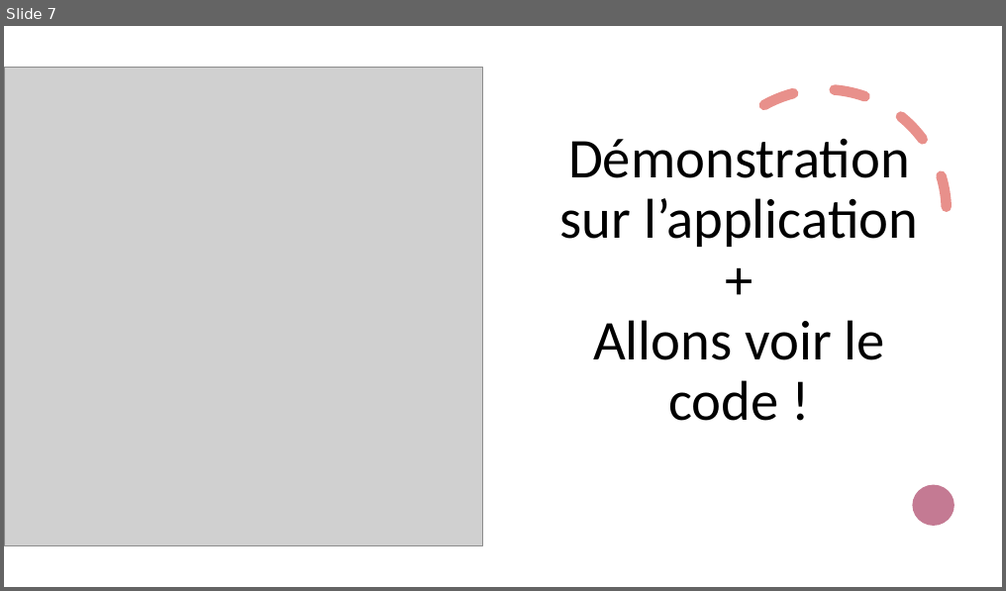
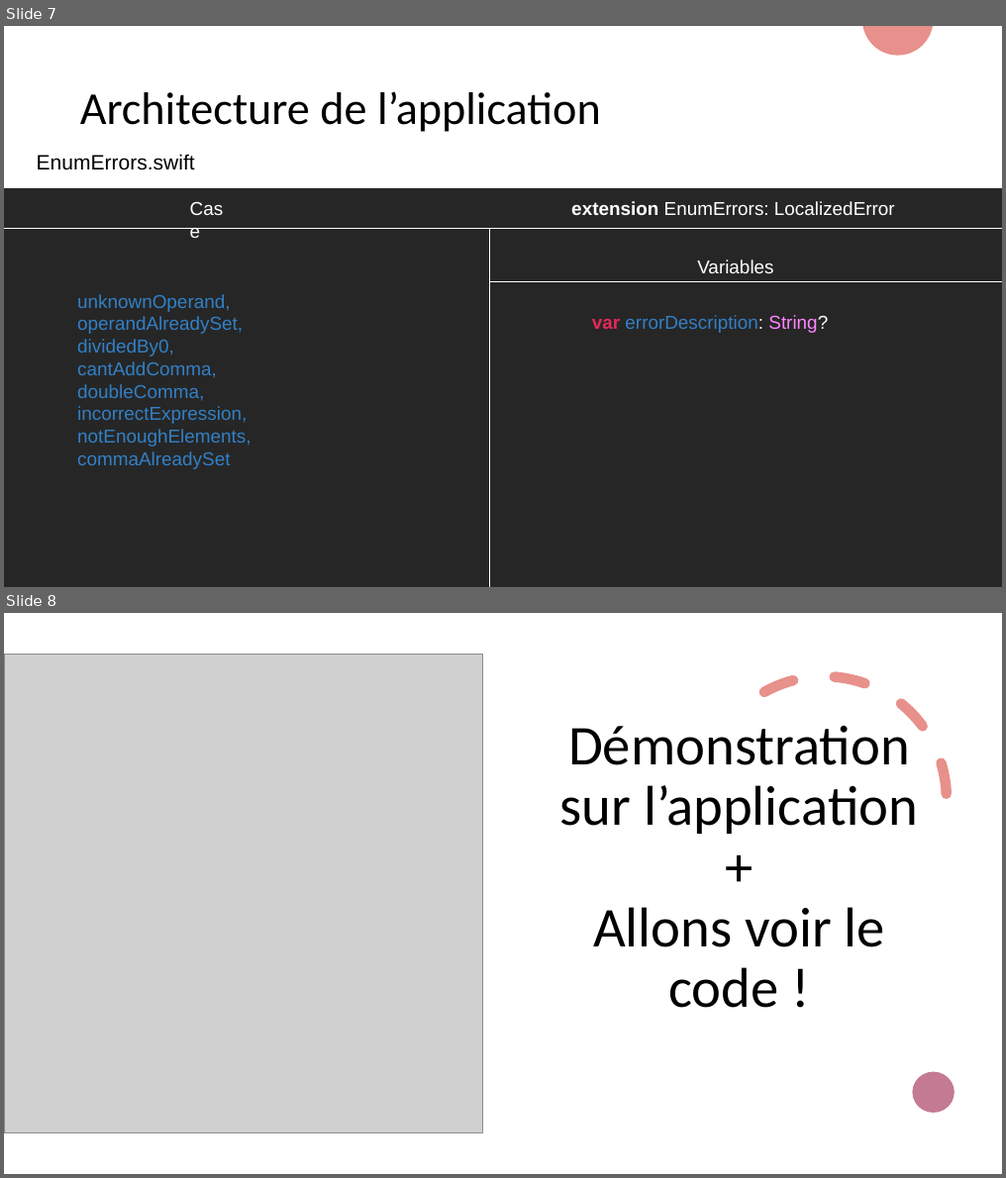
Before and after one commit to MickaeliOS/OpenClassrooms-P5-CountOnMe, a slide deck: Horn_Mickael_2_presentation_022122.pptx. Shown one above the other, each under a label of ours: slide 7 before the commit, slides 7 and 8 after it. The pictures are 1006x591 and 1006x1178 pixels, drawn with LibreOffice and Linux fonts; fonts in the diff are those of the drawing; grey boxes stand for pictures. Boxes give left, top, right and bottom in pixels: in the first picture for what was removed or moved away, otherwise in the second. Text is boxed around its words. In the diff, an @@ line names an element or a change of style, - is before the commit and + after.

```diff
--- a/Horn_Mickael_2_presentation_022122.pptx
+++ b/Horn_Mickael_2_presentation_022122.pptx
@@ slide 7 added at (4,26,1002,587), background #FFFFFF; not listed: 1 template element that a slide beside it also shows @@
@@ title added at (80,91,601,132), 44 pt, text #000000 @@
+Architecture de l’application
@@ text added at (37,154,195,171), 20 pt, text #000000 @@
+EnumErrors.swift
@@ rectangle added at (4,188,1002,587), fill #262626 @@
@@ text added at (182,193,240,223), 18 pt, text #FFFFFF @@
+Case
@@ text added at (571,201,895,215), 18 pt, text #FFFFFF @@
+extension EnumErrors: LocalizedError
@@ line added from (4, 228) to (1002, 228), #FFFFFF 0.5 pt @@
@@ line added from (490, 229) to (490, 587), #FFFFFF 0.5 pt @@
@@ text added at (697,260,773,274), 18 pt, text #FFFFFF @@
+Variables
@@ line added from (490, 282) to (1002, 282), #FFFFFF 0.5 pt @@
@@ text added at (77,294,251,470), 18 pt, text #3280C6 @@
+unknownOperand,
+operandAlreadySet,
+dividedBy0,
+cantAddComma,
+doubleComma,
+incorrectExpression,
+notEnoughElements,
+commaAlreadySet
@@ text added at (592,315,828,333), 18 pt, text #3280C6 @@
+var errorDescription: String?
@@ what was slide 7 is now slide 8 @@
```
Also in this commit, not shown: 4 slides changed.
